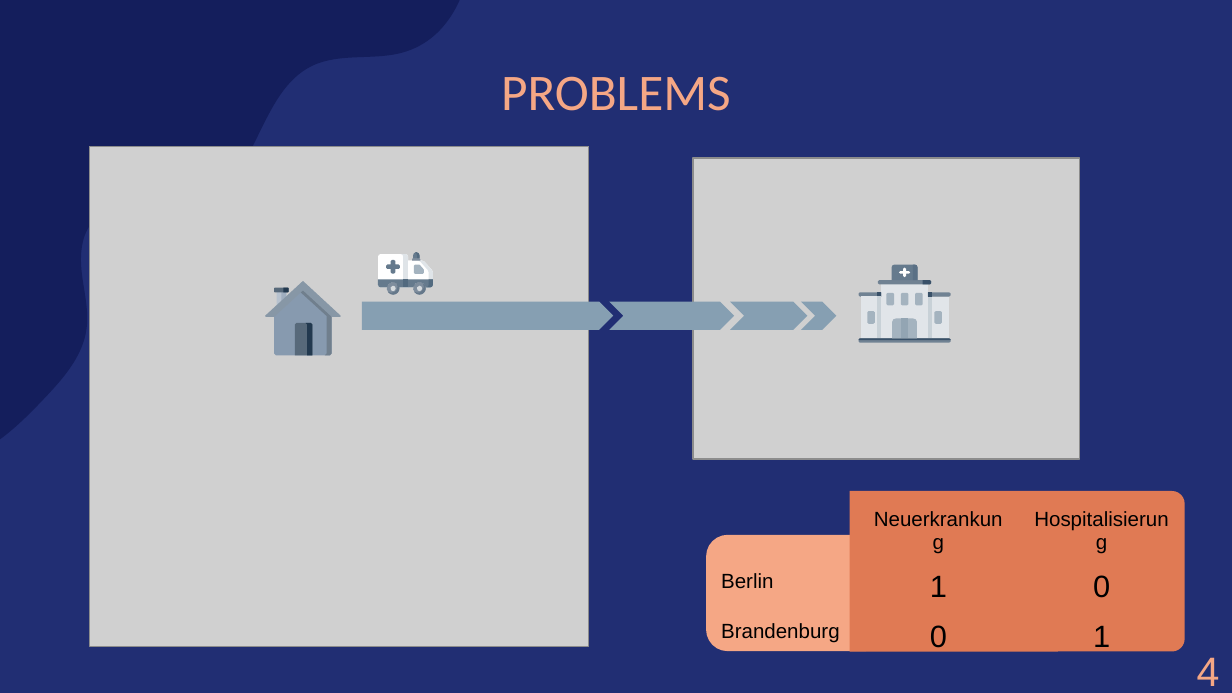
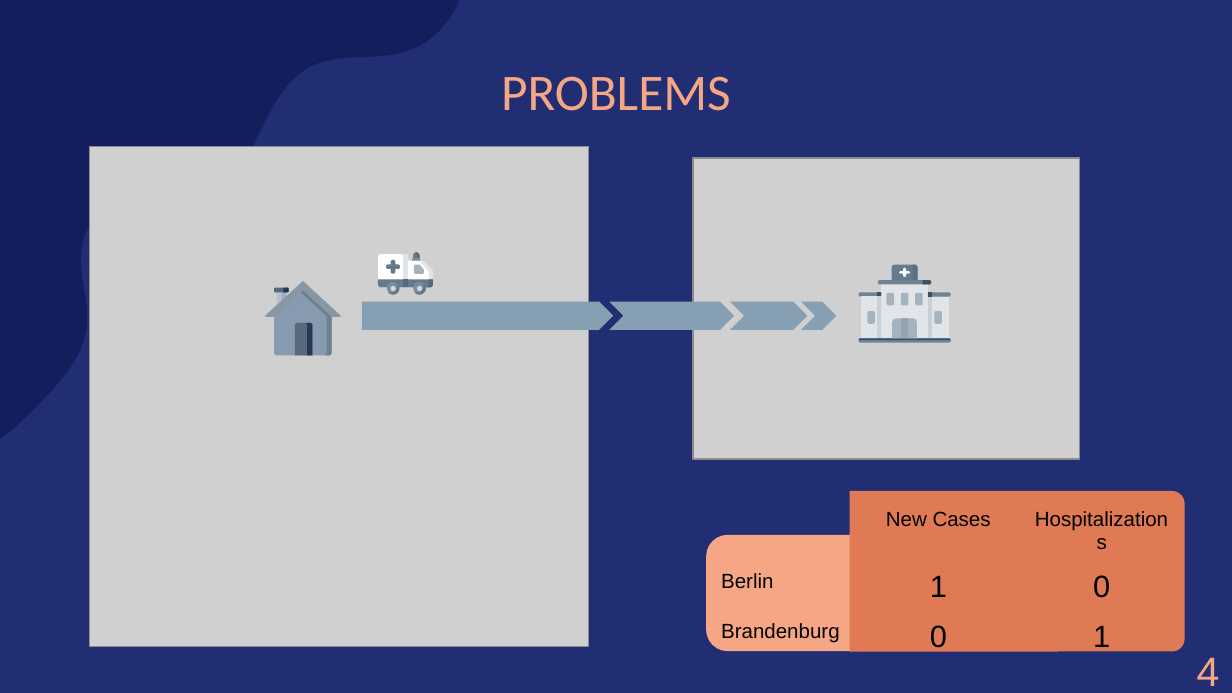
Before and after one commit to amarquard089/Covid19-Hospitalisierungsrate, a slide deck: slide 16 of Praesentation/COVID-19 Hospitalisierungsrate.pptx. Drawn at 1232x693 pixels with LibreOffice and Linux fonts; fonts in the diff are those of the drawing; grey boxes stand for pictures. Boxes give left, top, right and bottom in pixels: in the first picture for what was removed or moved away, otherwise in the second. Text is boxed around its words. In the diff, an @@ line names an element or a change of style, - is before the commit and + after.

```diff
--- a/Praesentation/COVID-19 Hospitalisierungsrate.pptx
+++ b/Praesentation/COVID-19 Hospitalisierungsrate.pptx
@@ table at [708, 501, 1185, 657] @@
-row 1, column 2: Neuerkrankung
+row 1, column 2: New Cases
-row 1, column 3: Hospitalisierung
+row 1, column 3: Hospitalizations
```
Also in this commit, not shown: 8 other slides changed, 2 slides added, 2 slides removed.
